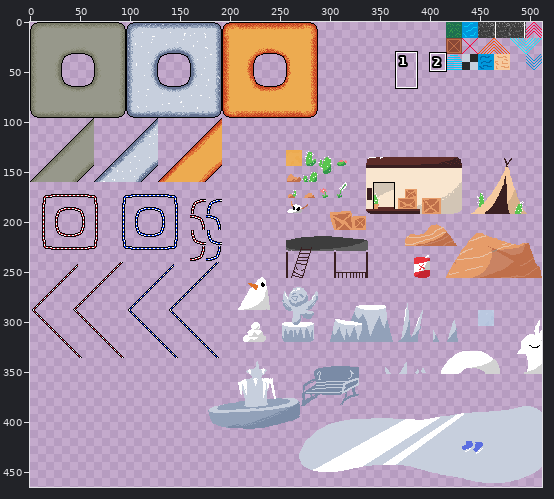
Sprite sheet -- assets/map/tiles.png. Above, an overview of the earlier version with the close-up marked.
Close-up. Before:
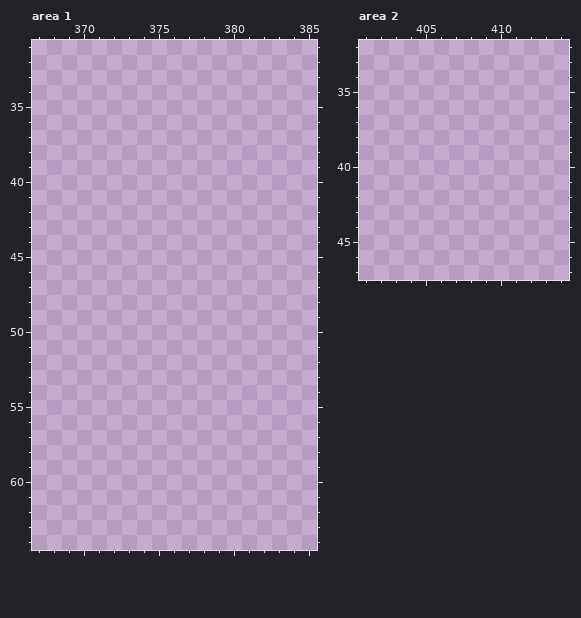
The file is 512x512 pixels. Colours within 5 levels of each other are drawn and written as one. Shown: area 1: x 367..385, y 31..64; area 2: x 401..414, y 32..47. The wide view leaves out empty margins. The commit also changed other parts of the picture, which this record leaves out.
And afterwards:
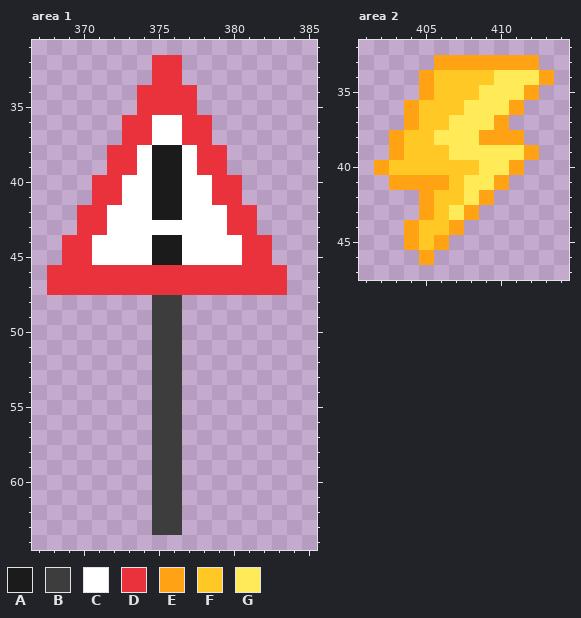
Palette (. is transparent): A #1b1b1b  B #3d3d3d  C #ffffff  D #ea323c  E #ffa214  F #ffc825  G #ffeb57
The edit:
Area 1:
Colour A is added in rows 38 to 42 at x 375 to 376; in rows 44 to 45 at x 375 to 376.
Colour B is added in rows 48 to 63 at x 375 to 376.
Colour C is added in rows 36 to 37 at x 375 to 376; in rows 38 to 39 at x 374 and 377; in rows 40 to 41 at x 373 to 374 and 377 to 378; in row 42 at x 372 to 374 and 377 to 379; in row 43 at x 372 to 379; in rows 44 to 45 at x 371 to 374 and 377 to 380.
Colour D is added in rows 32 to 33 at x 375 to 376; in rows 34 to 35 at x 374 to 377; in rows 36 to 37 at x 373 to 374 and 377 to 378; in rows 38 to 39 at x 372 to 373 and 378 to 379; in rows 40 to 41 at x 371 to 372 and 379 to 380; in rows 42 to 43 at x 370 to 371 and 380 to 381.
Colour D is added in rows 44 to 45 at x 369 to 370 and 381 to 382; in rows 46 to 47 at x 368 to 383.
Area 2:
Colour E is added in row 33 at x 406 to 412; in row 34 at x 405 and 413; in row 35 at x 405 and 412; in row 36 at x 404 and 411; in row 37 at x 404 and 410; in row 38 at x 403 and 409 to 411.
Colour E is added in row 39 at x 403 and 412; in row 40 at x 402 and 411; in row 41 at x 403 to 406 and 410; in row 42 at x 405 and 409; in row 43 at x 405 and 408; in row 44 at x 404 and 407.
Colour E is added in row 45 at x 404 and 406; in row 46 at x 405.
Colour F is added in row 34 at x 406 to 409; in row 35 at x 406 to 408; in row 36 at x 405 to 407; in row 37 at x 405 to 406; in row 38 at x 404 to 405; in row 39 at x 404 to 406.
Colour F is added in row 40 at x 403 to 408; in row 41 at x 407; in row 42 at x 406 to 407; in row 43 at x 406; in row 44 at x 405 to 406; in row 45 at x 405.
Colour G is added in row 34 at x 410 to 412; in row 35 at x 409 to 411; in row 36 at x 408 to 410; in row 37 at x 407 to 409; in row 38 at x 406 to 408; in row 39 at x 407 to 411.
Colour G is added in row 40 at x 409 to 410; in row 41 at x 408 to 409; in row 42 at x 408; in row 43 at x 407.
Pixel boxes of the changes (left, top, right, bottom) in both close-ups:
added: (47, 55, 287, 535)
added: (374, 55, 554, 265)
